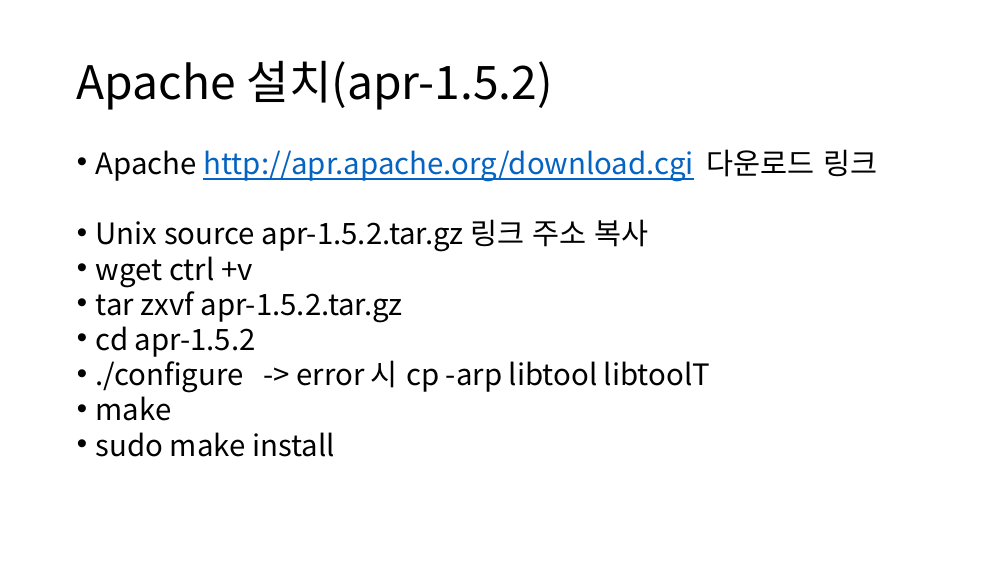
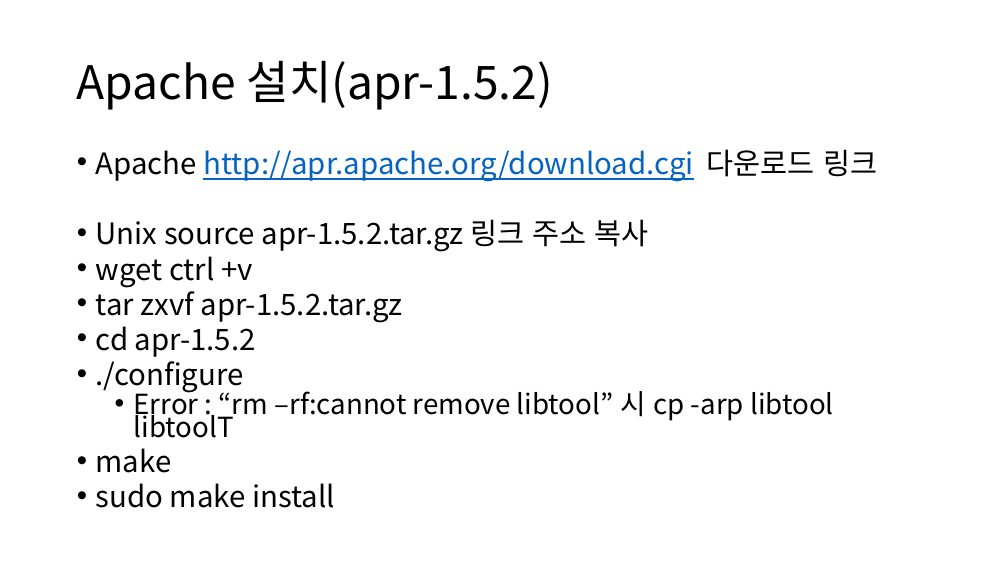
Before and after one commit to wlxyzlw/swpp201701, a slide deck: slide 3 of ta-session/swpp_03.14.pptx. Drawn at 1008x567 pixels with LibreOffice and Linux fonts; fonts in the diff are those of the drawing. Boxes give left, top, right and bottom in pixels: in the first picture for what was removed or moved away, otherwise in the second. Text is boxed around its words. In the diff, an @@ line names an element or a change of style, - is before the commit and + after.

Commit message:
fix slide 03.14

```diff
--- a/ta-session/swpp_03.14.pptx
+++ b/ta-session/swpp_03.14.pptx
@@ text at (x1=96, y1=356, x2=834, y2=438): text changed; size 28 to 26.4 pt @@
-• ./configure -> error 시 cp -arp libtool libtoolT
+• ./configure
+  • Error : “rm –rf:cannot remove libtool” 시 cp -arp libtool libtoolT
```
Also in this commit, not shown: 4 other slides changed, 1 slide added.
